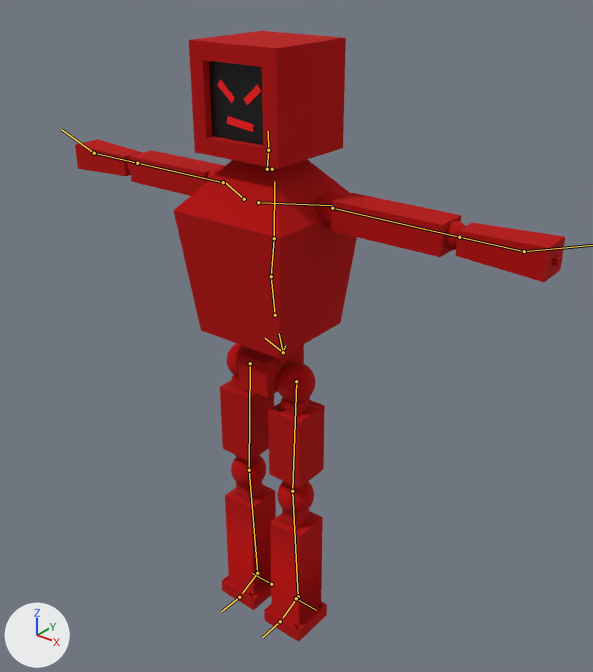
Before and after pictures for a commit that changed the FBX model Assets/FBX/Model/NormalEnemy.fbx.
Before and after are seen from a 50 mm lens placed at (1.228, -1.435, 1.792), pointed at (0.06, 0.025, 0.886). The axes (+X, +Y, +Z) are drawn at lower left. The lights are the same throughout. The bones that bend it are drawn over the model as lines.

Names of what the first picture shows: 'body'.
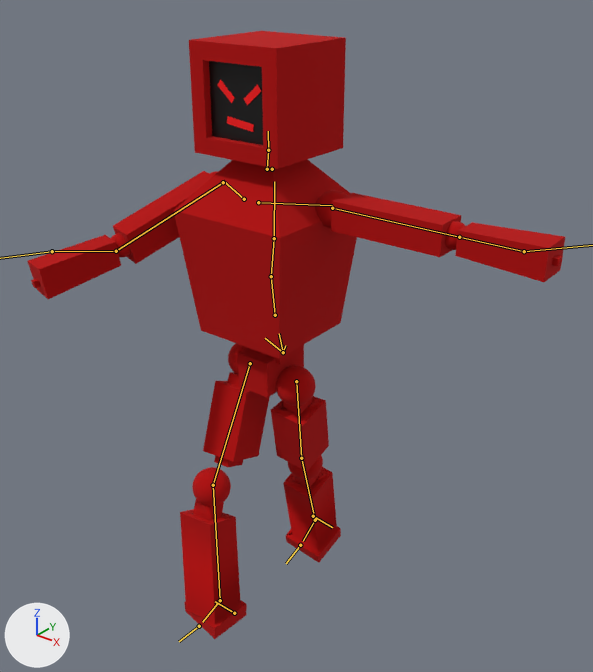
The newer file adds an action. The first version stands in its rest pose; the second is drawn at frame 13 of the action 'metarig|metarigAction.002'.

Changed parts and their boxes [x1, y1, x2, y2] in the pictures (593 x 672 px):
'body', posed (10% wider)
    before: [75, 31, 565, 642]
    after: [27, 31, 565, 639]
bone 'upper_arm.R', root to tip
    before: (223, 182) to (137, 163)
    after: (223, 182) to (116, 251)
bone 'forearm.R', root to tip
    before: (137, 163) to (94, 153)
    after: (116, 251) to (52, 251)
bone 'thigh.L', root to tip
    before: (296, 381) to (292, 491)
    after: (296, 381) to (301, 458)
bone 'thigh.R', root to tip
    before: (250, 363) to (249, 470)
    after: (250, 363) to (213, 485)
bone 'shin.R', root to tip
    before: (249, 470) to (257, 573)
    after: (213, 485) to (220, 600)

Edits to the bpy script that builds the scene:
```text
Change bone_upper_arm_r:
    where bone_upper_arm_r = bpy.data.objects['metarig'].pose.bones['upper_arm.R']  # child of 'shoulder.R'
    bone_upper_arm_r.rotation_quaternion: (1.0, 0.0, 0.0, 0.0) -> (0.655, 0.395, 0.439, 0.471)  # degrees (0, 0, 0) -> degrees (72, 12, 80)
Change bone_forearm_r:
    where bone_forearm_r = bpy.data.objects['metarig'].pose.bones['forearm.R']  # child of 'upper_arm.R'
    bone_forearm_r.rotation_quaternion: (1.0, 0.0, 0.0, 0.0) -> (0.98, 0.188, 0.062, 0.004)  # degrees (0, 0, 0) -> degrees (22, 7, 2)
Change bone_thigh_l:
    where bone_thigh_l = bpy.data.objects['metarig'].pose.bones['thigh.L']  # child of 'spine'
    bone_thigh_l.rotation_quaternion: (1.0, 0.0, 0.0, 0.0) -> (0.98, 0.178, -0.018, 0.088)  # degrees (0, 0, 0) -> degrees (20, -4, 10)
Change bone_thigh_r:
    where bone_thigh_r = bpy.data.objects['metarig'].pose.bones['thigh.R']  # child of 'spine'
    bone_thigh_r.rotation_quaternion: (1.0, 0.0, 0.0, 0.0) -> (0.956, -0.286, -0.035, -0.045)  # degrees (0, 0, 0) -> degrees (-33, -5, -4)
Change bone_shin_r:
    where bone_shin_r = bpy.data.objects['metarig'].pose.bones['shin.R']  # child of 'thigh.R'
    bone_shin_r.rotation_quaternion: (1.0, 0.0, 0.0, 0.0) -> (0.965, 0.256, 0.036, 0.036)  # degrees (0, 0, 0) -> degrees (30, 3, 5)
```
